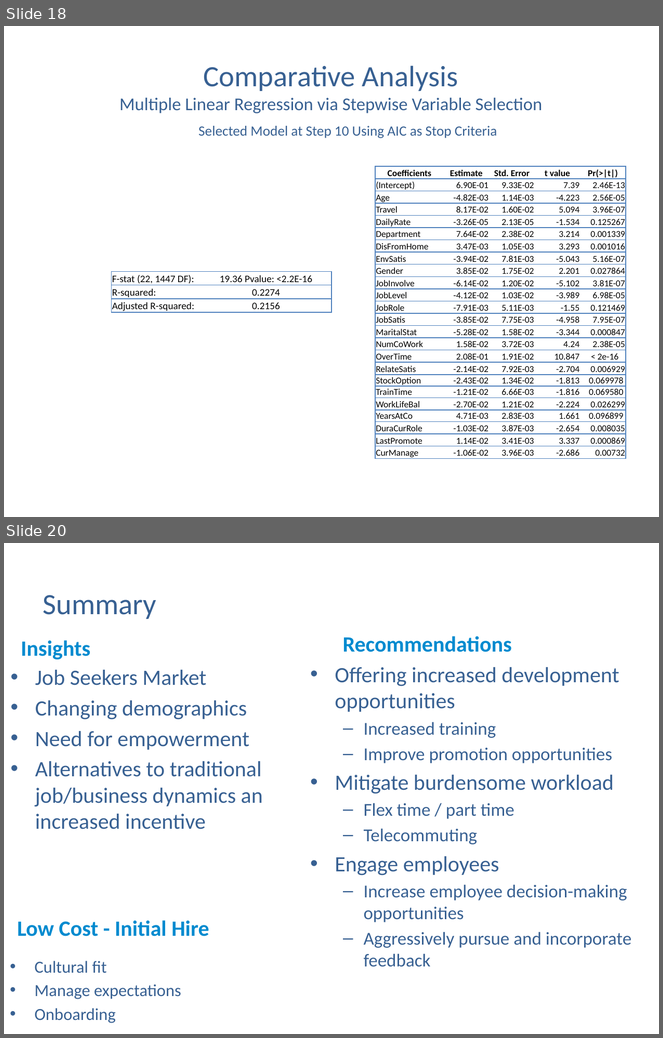
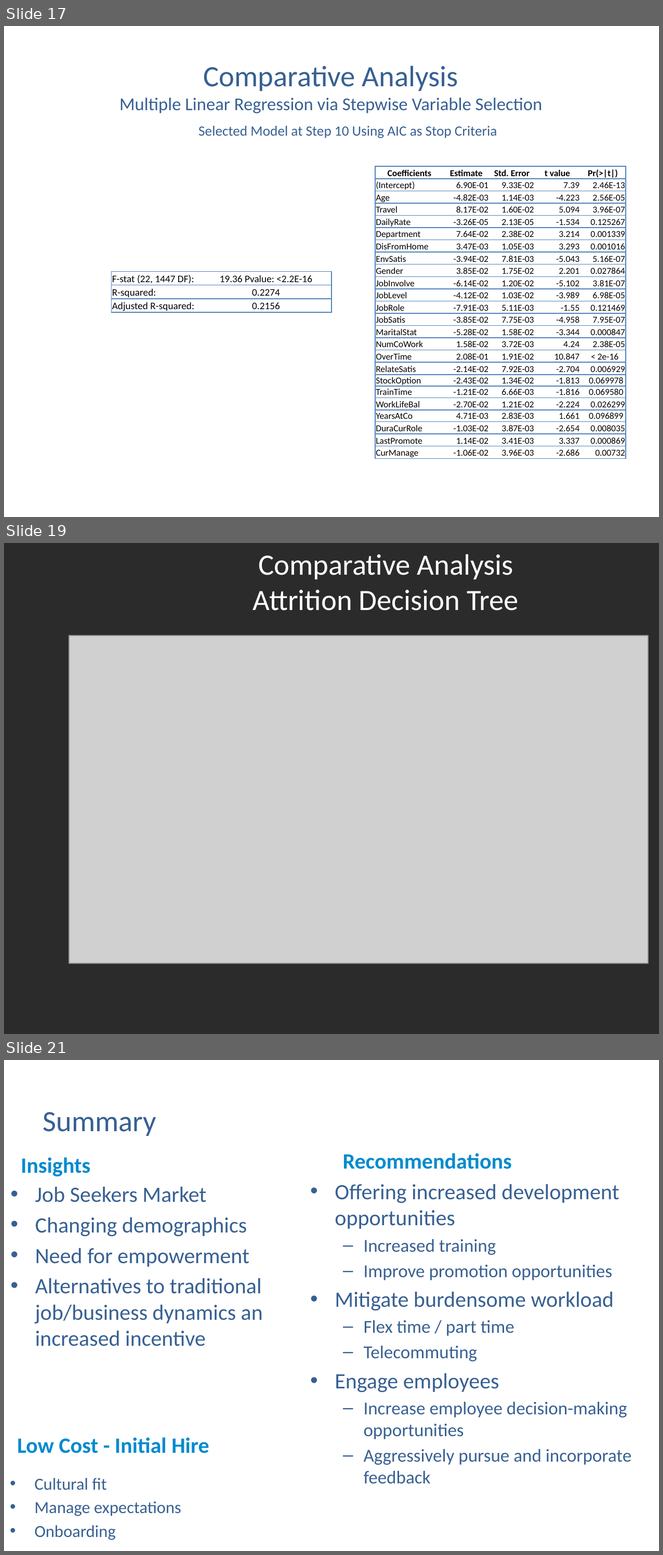
Before and after one commit to anguyen-07/DDS6306_CaseStudy02, a slide deck: DDSAnalytics_CaseStudy2_Updated.pptx. Shown one above the other, each under a label of ours: slides 18 and 20 before the commit, slides 17, 19 and 21 after it; the slides between them are not shown. The pictures are 663x1038 and 663x1555 pixels, drawn with LibreOffice and Linux fonts; fonts in the diff are those of the drawing; grey boxes stand for pictures; background and template pictures are left out; a plain dark background stands for a picture behind light text. Boxes give left, top, right and bottom in pixels: in the first picture for what was removed or moved away, otherwise in the second. Text is boxed around its words. In the diff, an @@ line names an element or a change of style, - is before the commit and + after.

Commit message:
Uploaded slides
still need to add analysis on performance on true positives and false positives

```diff
--- a/DDSAnalytics_CaseStudy2_Updated.pptx
+++ b/DDSAnalytics_CaseStudy2_Updated.pptx
@@ slide 19 added at (x1=4, y1=543, x2=659, y2=1034), background picture (left out) @@
@@ title added at (x1=253, y1=554, x2=518, y2=611), 32.4 pt, text #FFFFFF @@
+Comparative Analysis
+Attrition Decision Tree
@@ picture added at (x1=69, y1=636, x2=648, y2=964) @@
@@ what was slide 18 is now slide 17 @@
@@ what was slide 20 is now slide 21 @@
```
Also in this commit, not shown: 2 other slides added, 2 slides removed.
